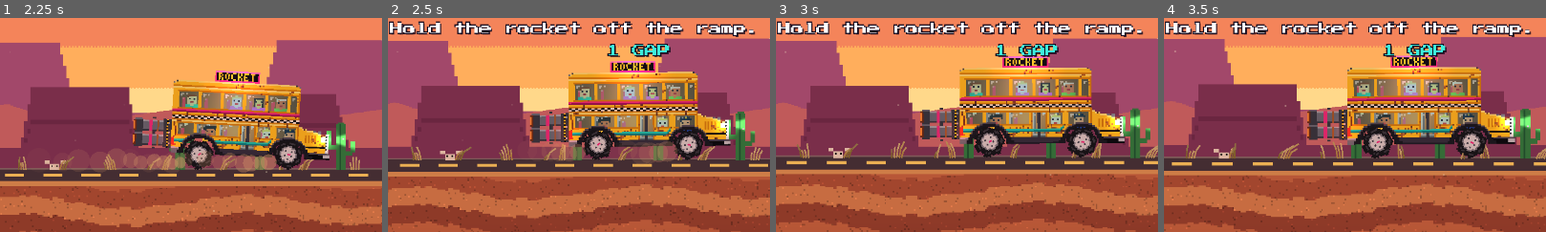
Above: before the commit, frames 1-4 (left to right).
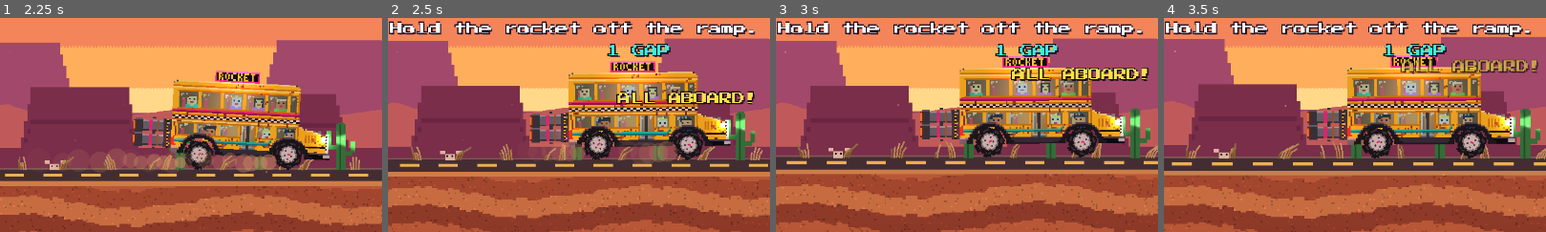
Above: after the commit, the same moments.

Repository: pwshfan1980h/rocket-bus
Game: Godot game, scene res://scenes/level.tscn
Same seed, same stepped clock (60 frames per second), same inputs: the game is played once before the commit and once after it. This scene is started directly instead of the project's main scene.
Inputs (mouse positions are % of the whole screen's width and height, from its top left):
- Up to frame 1 (2.25 s): tap Enter (ui_accept) at 0.5, 0.77, 1.07 s; move the mouse to (45, 70) at 0.52 s; hold Up (ui_up) 0.53-1.25 s; hold Space (rocket) 0.53-1.25 s; click (45, 70) at 0.67 s; tap 0 at 0.8 s; drag from (80, 65) to (45, 70) at 1.27 s; move the mouse to (20, 35) at 2.02 s; hold Left (ui_left) from 2.03 s (still down); hold Enter (ui_accept) from 2.03 s (still down); click (20, 35) at 2.17 s
- Up to frame 2 (2.5 s): keep holding Left (ui_left); keep holding Enter (ui_accept); tap Space (rocket) at 2.3 s
- Up to frame 3 (3 s): release Left (ui_left) at 2.75 s; release Enter (ui_accept) at 2.75 s; drag from (55, 50) to (20, 35) at 2.77 s
- Up to frame 4 (3.5 s): no input
The pictures show only the part of the screen within x 17-67%, y 41-91%; the shares and areas given below are measured in that part.

Frame 1 is identical in both runs. In frame 2, 1.7% of the frame differs, in the area x 59-96%, y 33-51%; in frame 3, 1.7%; in frame 4, 1.6%.

Commit message:
Phase C: the driver - gruff voice, own lines, answers the passengers
- HOLD ON! on rocket ignition, brags on good landings, snaps back at complaints
- ALL ABOARD at the start line, END OF THE LINE at the finish, fuel/hazard/crash lines
- Passenger remarks and gap warnings become two-line exchanges with the driver

Co-Authored-By: Claude Opus 5.5 <noreply@anthropic.com>

Diff:
--- a/scripts/bus/bus.gd
+++ b/scripts/bus/bus.gd
@@ -409,6 +409,7 @@
 func hazard(kind: String, surface: Vector2) -> void:
 	if in_hazard != "" or is_crashed:
 		return
+	passengers.event(kind)
 	in_hazard = kind
 	_set_flames(false)
 	rocket_firing = false
@@ -517,6 +518,8 @@
 	if on != rocket_firing:
 		rocket_firing = on
 		_set_flames(on)
+		if on:
+			passengers.event("rocket")
 	_animate_flames(delta)
 
 
@@ -601,6 +604,7 @@
 func _crash(reason: String) -> void:
 	if is_crashed:
 		return
+	passengers.event("crash")
 	is_crashed = true
 	last_landing.grade = "crash"
 	var at := chassis.global_position + Vector2(0, -52)
--- a/scripts/bus/bus_audio.gd
+++ b/scripts/bus/bus_audio.gd
@@ -61,6 +61,7 @@
 	if not _low_fuel_warned and bus.fuel < bus.fuel_capacity * 0.25:
 		_low_fuel_warned = true
 		Audio.play("fuel_low", -6.0)
+		bus.passengers.event("fuel_low")
 	elif bus.fuel > bus.fuel_capacity * 0.3:
 		_low_fuel_warned = false
 
--- a/scripts/bus/bus_passengers.gd
+++ b/scripts/bus/bus_passengers.gd
@@ -3,6 +3,7 @@
 ## Riders sitting behind the windows. They sway with the bus's acceleration
 ## (float up in free fall, get squashed on landings), change faces with the
 ## action, shout colourful quips, and get thrown out when the bus breaks apart.
+## The last seat is the driver, who has a gruff voice and answers back.
 
 enum Mood { IDLE, CHEER, SHOCK }
 
@@ -29,7 +30,26 @@
 	"bonk": ["BONK!", "OOF!", "OW!", "MY FACE!", "UGH", "BOING!"],
 }
 
+const DRIVER_ROW := 5
+const DRIVER_COLOR := Color("#ffe14a")
+const DRIVER_LINES := {
+	"rocket": ["HOLD ON!", "HANG ON TIGHT!", "HERE WE GO!", "PUNCH IT!", "BRACE YOURSELVES!"],
+	"perfect": ["NAILED IT!", "STILL GOT IT!", "SMOOTH AS BUTTER!", "TEXTBOOK!"],
+	"good": ["NOT BAD!", "EASY.", "TOLD YOU."],
+	"hard": ["SIT DOWN BACK THERE!", "NO REFUNDS!", "YOU'RE FINE!", "WALK IT OFF!", "READ THE TICKET!"],
+	"gap": ["RELAX, I DO THIS DAILY", "TRUST ME!", "WHAT GAP?", "SEATBELTS, PEOPLE!"],
+	"start": ["ALL ABOARD!", "NEXT STOP: WHO KNOWS!", "FARES PLEASE!", "BUCKLE UP!"],
+	"finish": ["END OF THE LINE!", "EVERYBODY OFF!", "THAT'LL BE $2.50", "ON TIME, BABY!"],
+	"fuel_low": ["RUNNING ON FUMES!", "NEED GAS!", "UH OH, FUEL!"],
+	"crash": ["NOT MY BUS!", "MY PENSION!", "2 DAYS TO RETIREMENT!"],
+	"chasm": ["WE'RE GOING DOWN!"], "water": ["ABANDON BUS!"], "swamp": ["ABANDON BUS!"],
+	"ice": ["IT'S COLD!"], "lava": ["IT'S GETTING WARM!"],
+	"reply": ["QUIET BACK THERE!", "UH HUH.", "NO SINGING!", "I'M DRIVING HERE!", "WHO SAID THAT?"],
+}
+
 var riders: Array[Dictionary] = []
+var driver: Dictionary
+var _driver_cd := 0.0
 var _filtered_accel := Vector2.ZERO
 var _air_quipped := false
 
@@ -50,6 +70,8 @@
 			"stiff": randf_range(160.0, 240.0), "mood_time": 0.0,
 		})
 		_set_mood(riders[-1], Mood.IDLE)
+		if seat[1] == DRIVER_ROW:
+			driver = riders[-1]
 
 
 ## proper_accel_local: the bus's acceleration minus gravity, in bus space.
@@ -58,6 +80,7 @@
 	_filtered_accel = _filtered_accel.lerp(proper_accel_local, 0.35)
 	var target := -(_filtered_accel + Vector2(0, gravity)) * SWAY_GAIN
 	target = target.clamp(-SWAY_LIMIT, SWAY_LIMIT)
+	_driver_cd -= delta
 	for r in riders:
 		r.vel += (target - r.offset) * r.stiff * delta - r.vel * 14.0 * delta
 		r.offset = (r.offset + r.vel * delta).clamp(-SWAY_LIMIT * 1.5, SWAY_LIMIT * 1.5)
@@ -75,7 +98,7 @@
 				_set_mood(r, Mood.CHEER if rocket_on and r.row % 2 == 0 else Mood.SHOCK, 0.3)
 		if not _air_quipped and air_time > 0.55:
 			_air_quipped = true
-			_quip(riders.pick_random(), QUIPS.air.pick_random(), "air")
+			_quip(_riders_only().pick_random(), QUIPS.air.pick_random(), "air")
 
 
 func react(grade: String) -> void:
@@ -86,22 +109,28 @@
 				_set_mood(r, Mood.CHEER, 1.4)
 				r.vel.y -= 90.0
 			_quip_some(2, "perfect")
+			if randf() < 0.6:
+				_later(0.8, driver_say.bind(DRIVER_LINES.perfect.pick_random()))
 		"good":
 			for r in riders:
 				_set_mood(r, Mood.CHEER if randf() < 0.6 else Mood.IDLE, 1.0)
 				r.vel.y -= 40.0
 			_quip_some(1, "good")
+			if randf() < 0.3:
+				_later(0.7, driver_say.bind(DRIVER_LINES.good.pick_random()))
 		"hard":
 			for r in riders:
 				_set_mood(r, Mood.SHOCK, 1.3)
 				r.vel.y += 160.0
 				r.vel.x += randf_range(-60.0, 60.0)
 			_quip_some(2, "hard")
+			if randf() < 0.8:  # the driver snaps back at the complaints
+				_later(0.95, driver_say.bind(DRIVER_LINES.hard.pick_random()))
 
 
 ## Says a flavor line from a random visible rider, with a little voice.
 func chatter(line: String, voice := "voice_blip") -> void:
-	var pool := riders.filter(func(r): return r.sprite.visible)
+	var pool := _riders_only().filter(func(r): return r.sprite.visible)
 	if pool.is_empty():
 		return
 	var r: Dictionary = pool.pick_random()
@@ -135,8 +164,46 @@
 	r.mood_time = duration
 
 
+## The driver speaks (in yellow, gruff voice). A short cooldown stops them talking over themselves.
+func driver_say(line: String, shout := false, force := false) -> void:
+	if driver.is_empty() or not driver.sprite.visible or (_driver_cd > 0.0 and not force):
+		return
+	_driver_cd = 1.2
+	Audio.play("voice_driver_shout" if shout else "voice_driver", -5.0, randf_range(0.95, 1.05))
+	Fx.float_text(driver.sprite.global_position + Vector2(4, -4), line, DRIVER_COLOR, 8, false, 1.5)
+	_set_mood(driver, Mood.SHOCK if shout else Mood.CHEER, 0.8)
+
+
+## A passenger says something, then the driver answers.
+func exchange(passenger_line: String, driver_line: String, voice := "voice_hurt") -> void:
+	chatter(passenger_line, voice)
+	_later(1.0, driver_say.bind(driver_line, false, true))
+
+
+## Named moments from the bus/level: "rocket", "start", "finish", "fuel_low", "crash", hazards...
+func event(kind: String) -> void:
+	match kind:
+		"rocket":
+			driver_say(DRIVER_LINES.rocket.pick_random(), true)
+		"crash":
+			driver_say(DRIVER_LINES.crash.pick_random(), true, true)
+		"chatter":  # a random passenger remark, sometimes answered
+			pass
+		_:
+			if DRIVER_LINES.has(kind):
+				driver_say(DRIVER_LINES[kind].pick_random(), kind in ["chasm", "water", "swamp", "lava"], true)
+
+
+func _riders_only() -> Array[Dictionary]:
+	return riders.filter(func(r): return r != driver)
+
+
+func _later(t: float, fn: Callable) -> void:
+	get_tree().create_timer(t).timeout.connect(func(): if is_instance_valid(self): fn.call())
+
+
 func _quip_some(count: int, kind: String) -> void:
-	var pool := riders.duplicate()
+	var pool := _riders_only()
 	pool.shuffle()
 	var lines: Array = QUIPS[kind].duplicate()
 	lines.shuffle()
--- a/scripts/game/level.gd
+++ b/scripts/game/level.gd
@@ -86,6 +86,7 @@
 		bus.ai_input = {}
 		bus.controls_enabled = false
 		world.camera.target = bus.chassis
+		bus.passengers.event("start")
 	var card := _label(_hud.layer, "%s  %s" % [Levels.code(index), def.title], Vector2(0, 90), 16, Color("#ffcc26"), 4)
 	card.size.x = 480
 	card.horizontal_alignment = HORIZONTAL_ALIGNMENT_CENTER
@@ -206,13 +207,17 @@
 	_chatter_timer -= delta
 	if _chatter_timer <= 0.0:
 		_chatter_timer = randf_range(9.0, 16.0)
-		bus.passengers.chatter(Biomes.get_biome(def.biome).chatter.pick_random())
+		var remark: String = Biomes.get_biome(def.biome).chatter.pick_random()
+		if randf() < 0.4:
+			bus.passengers.exchange(remark, bus.passengers.DRIVER_LINES.reply.pick_random(), "voice_blip")
+		else:
+			bus.passengers.chatter(remark)
 	for r in world.terrain.ramps:
 		if not _warned_gaps.has(r.x0) and x > r.x0 - 260 and x < r.x0:
 			_warned_gaps[r.x0] = true
-			if randf() < 0.55:
-				bus.passengers.chatter(["IS THAT A GAP?!", "UH... DRIVER?", "WE'RE NOT STOPPING?!",
-						"HOLD ON TO YOUR HATS!"].pick_random(), "voice_hurt")
+			if randf() < 0.6:
+				bus.passengers.exchange(["IS THAT A GAP?!", "UH... DRIVER?", "WE'RE NOT STOPPING?!",
+						"THE ROAD ENDS!"].pick_random(), bus.passengers.DRIVER_LINES.gap.pick_random())
 
 
 func _tutorial(x: float) -> void:
@@ -247,6 +252,7 @@
 	world.camera.target = null
 	world.camera.zoom_override = 0.72
 	bus.passengers.react("perfect")
+	bus.passengers.event("finish")
 	Audio.play("level_clear", -2.0)
 	Audio.play("cheer", -6.0)
 	Audio.music("music_results")
--- a/scripts/ui/intro.gd
+++ b/scripts/ui/intro.gd
@@ -50,7 +50,7 @@
 	if not await _wait(1.0): return
 	bus.honk()
 	if not await _wait(0.5): return
-	bus.passengers.chatter("HOLD ON TO YOUR HATS!", "voice_happy")
+	bus.passengers.driver_say("HOLD ON TO YOUR HATS!", true, true)
 	Audio.music("music_menu", 0.2)
 	if not await _wait(0.6): return
 	_phase = "go"
Not shown, added: assets/audio/voice_driver.wav.import
Not shown, added: assets/audio/voice_driver_shout.wav.import
Not shown, added: assets/audio/voice_driver.wav
Not shown, added: assets/audio/voice_driver_shout.wav
Not shown, changed: tools/gen_audio.py
